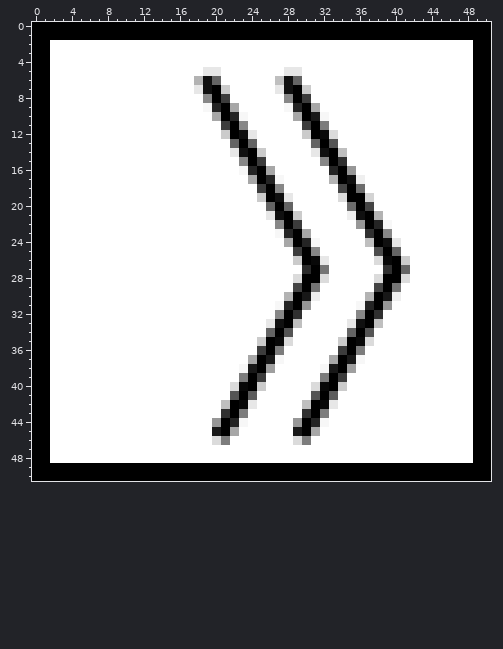
Pixel-art sprite: SFAudioView/Resources/ButtonIcons/SkipRightButton.png. The picture above was drawn from the file before the commit.
The file is 51x51 pixels. Colours within 5 levels of each other are drawn and written as one.
After:
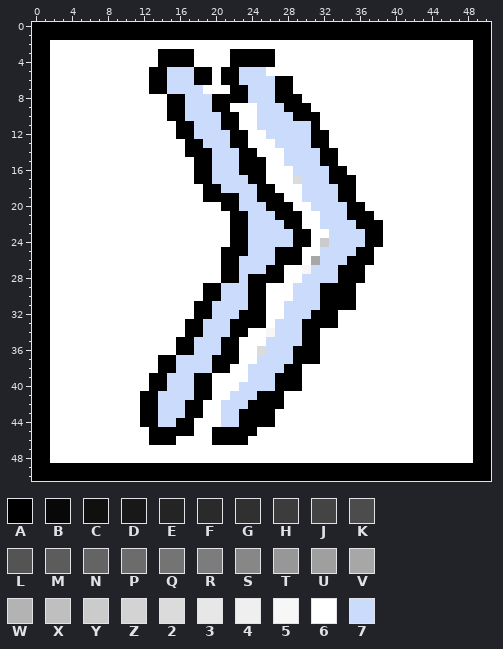
Palette (. is transparent): A #000000  B #080808  C #101010  D #181818  E #242424  F #2a2a2a  G #303030  H #3c3c3c  J #444444  K #4c4c4c  L #545454  M #5c5c5c  N #646464  P #6c6c6c  Q #747474  R #7c7c7c  S #878787  T #979797  U #9f9f9f  V #a7a7a7  W #b3b3b3  X #bfbfbf  Y #cbcbcb  Z #d3d3d3  2 #dbdbdb  3 #e7e7e7  4 #efefef  5 #f7f7f7  6 #ffffff  7 #cbdbfc
What changed:
Changed rows in their new state; - is an unchanged pixel.
first column x 12:
 3 --AAAA----AAAAA---------------
 4 --AAAA----AAAAA---------------
 5 -AA777AA6AA777--66------------
 6 -AA777AA6AA7777AA6------------
 7 -AA7777666AA777AA66-----------
 8 ---AA777-AAA777AA-6-----------
 9 ---AA777A-6--777AA-6----------
10 ---AA7777-A6-7777A-A6---------
11 ----AA777A-6-777777-6---------
12 ----AA7777-A6-77777-A6--------
13 -----AA777A-6--7777A-6--------
14 -----AAA777A-6--7777A-6-------
15 ------AA777A-A--7777A-6-------
16 ------AA777AA-6--7777A-6------
17 ------AA7777A-66-2777A-A6-----
18 -------AA7777A-6--7777A-6-----
19 -------AAAA77A-A6-7777A-66----
20 ---------AA777A-A--7777A-6----
21 ----------AA777A-A--777AA-6---
22 ----------AA7777-A--7777A-A6--
23 ----------AA77777-A--7777A-6--
24 ----------AA77777-A6Y7777A-66-
25 ---------AAA777AAA667777AA666-
26 ---------AA7777AAA6V777AAA6666
27 ---------AA777AA--5777AAA--666
28 ---------AA7AAAA-67777AAA-6666
29 -------AA777AA---777AAAA--666-
30 -------AA777AA--6777AAAA-6666-
31 ------AA7777AA-67777AAAA6666--
32 ------AA777AAA-6777AAA--666---
33 -----AA777AAAA6777AAAA-6666---
34 -----AA777AA--5777AA---666----
35 ----AA777AA--67777AA--6666----
36 ----AA777AA--2777AAA--666-----
37 --AA7777AAA-67777AAA-6666-----
38 --AA7777AA-67777AA--6666------
39 -AA777AA---6777AAA--666-------
40 -AA777AA--67777AAA-6666-------
41 AA7777AA--777AAA---666--------
42 AA777AA--777AAAA--6666--------
43 AA777AA--77AAAA---666---------
44 AA77AA--677AAAA--6666---------
45 -AAAAA--A-AAA----666----------
46 -AAA----AAAA-----66-----------
